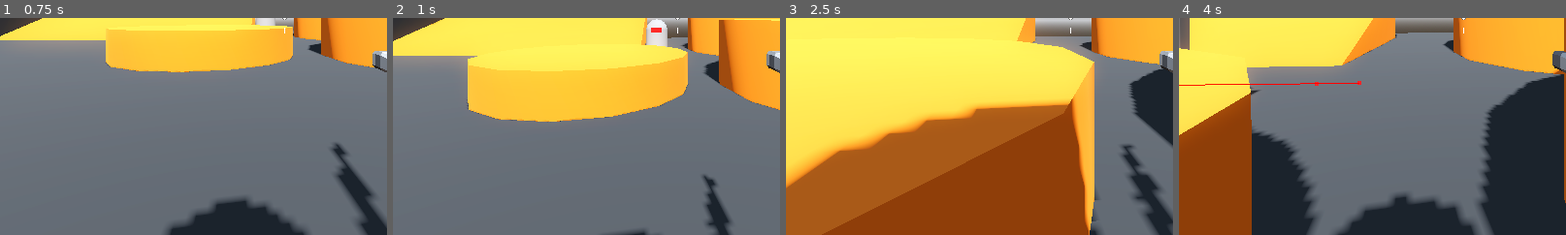
Above: before the commit, frames 1-4 (left to right).
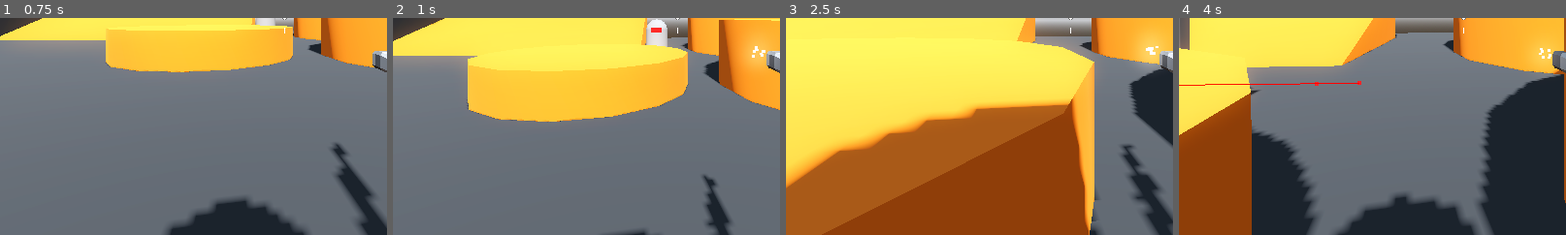
Above: after the commit, the same moments.

Repository: niamh-d/godot-3d-fps
Game: Godot game, scene res://Levels/sandbox.tscn
Same seed, same stepped clock (60 frames per second), same inputs: the game is played once before the commit and once after it.
Inputs (mouse positions are % of the whole screen's width and height, from its top left):
- Up to frame 1 (0.75 s): tap Enter at 0.5 s; move the mouse to (55, 50) at 0.52 s; press the mouse at (55, 50) at 0.53 s; hold W (move_forward) from 0.53 s (still down)
- Up to frame 2 (1 s): keep holding W (move_forward); tap Space (jump) at 0.77 s
- Up to frame 3 (2.5 s): keep holding W (move_forward); move the mouse to (45, 50) at 1.27 s; release the mouse at (45, 50) at 1.28 s; click (45, 50) at 1.35 s; tap Space (jump) at 1.52 s; move the mouse to (52, 48) at 2.02 s; press the mouse at (52, 48) at 2.03 s
- Up to frame 4 (4 s): keep holding W (move_forward); move the mouse to (49, 52) at 2.77 s; release the mouse at (49, 52) at 2.78 s; click (49, 52) at 2.85 s; tap Space (jump) at 3.02, 3.77 s; move the mouse to (57, 51) at 3.52 s; press the mouse at (57, 51) at 3.53 s
The pictures show only the part of the screen within x 13-63%, y 50-100%; the shares and areas given below are measured in that part.

Frame 1 is identical in both runs. In frame 2, 0.7% of the frame differs, in the area x 90-98%, y 9-23%; in frame 3, 0.8%, in the area x 90-98%, y 7-23%; in frame 4, 0.4%.

Commit message:
muzzleflash

Diff:
--- a/Levels/sandbox.tscn
+++ b/Levels/sandbox.tscn
@@ -314,5 +314,3 @@
 
 [node name="Enemy" parent="." instance=ExtResource("4_5fr74")]
 transform = Transform3D(1, 0, 0, 0, 1, 0, 0, 0, 1, 0, 1, -16)
-attack_range = 1.5
-max_hitpoints = 100
--- a/Weapons/hitscan_weapon.gd
+++ b/Weapons/hitscan_weapon.gd
@@ -4,6 +4,7 @@
 @export var recoil := 0.05
 @export var weapon_mesh: Node3D
 @export var weapon_damage := 15
+@export var muffle_flash: GPUParticles3D
 
 @onready var cooldown_timer: Timer = $CooldownTimer
 @onready var weapon_pos: Vector3 = weapon_mesh.position
@@ -17,9 +18,10 @@
 	weapon_mesh.position = weapon_mesh.position.lerp(weapon_pos, delta * 10.0)
 
 func shoot() -> void:
-			cooldown_timer.start(1.0 / fire_rate)
-			var collider = ray_cast.get_collider()
-			printt("weapon fired!", collider)
-			weapon_mesh.position.z += recoil
-			if collider is Enemy:
-				collider.hitpoints -= weapon_damage
+	muffle_flash.restart()
+	cooldown_timer.start(1.0 / fire_rate)
+	var collider = ray_cast.get_collider()
+	printt("weapon fired!", collider)
+	weapon_mesh.position.z += recoil
+	if collider is Enemy:
+		collider.hitpoints -= weapon_damage
--- a/Weapons/smg.tscn
+++ b/Weapons/smg.tscn
@@ -1,10 +1,47 @@
-[gd_scene load_steps=3 format=3 uid="uid://dwthq71j2txhk"]
+[gd_scene load_steps=8 format=3 uid="uid://dwthq71j2txhk"]
 
 [ext_resource type="PackedScene" uid="uid://dn6amw5q5jxhf" path="res://Weapons/hitscan_weapon.tscn" id="1_nj61m"]
 [ext_resource type="PackedScene" uid="uid://b1njre73kirtf" path="res://Weapons/SMG.glb" id="2_2xc1m"]
 
-[node name="SMG" node_paths=PackedStringArray("weapon_mesh") instance=ExtResource("1_nj61m")]
+[sub_resource type="StandardMaterial3D" id="StandardMaterial3D_hmb81"]
+emission_enabled = true
+emission = Color(1, 1, 1, 1)
+emission_energy_multiplier = 3.0
+
+[sub_resource type="Curve" id="Curve_8ackg"]
+_data = [Vector2(0, 1), 0.0, 0.0, 0, 0, Vector2(1, 0), 0.0, 0.0, 0, 0]
+point_count = 2
+
+[sub_resource type="CurveTexture" id="CurveTexture_0fkhl"]
+curve = SubResource("Curve_8ackg")
+
+[sub_resource type="ParticleProcessMaterial" id="ParticleProcessMaterial_hrvg0"]
+direction = Vector3(0, 0, -1)
+spread = 8.0
+initial_velocity_min = 6.0
+initial_velocity_max = 8.0
+gravity = Vector3(0, 0, 0)
+scale_curve = SubResource("CurveTexture_0fkhl")
+
+[sub_resource type="BoxMesh" id="BoxMesh_tnw5t"]
+size = Vector3(0.1, 0.1, 0.1)
+
+[node name="SMG" node_paths=PackedStringArray("weapon_mesh", "muffle_flash") instance=ExtResource("1_nj61m")]
 weapon_mesh = NodePath("SMG")
+muffle_flash = NodePath("MuzzleFlash")
 
 [node name="SMG" parent="." index="1" instance=ExtResource("2_2xc1m")]
 transform = Transform3D(1, 0, 0, 0, 1, 0, 0, 0, 1, 0.7, -0.35, -1)
+
+[node name="MuzzleFlash" type="GPUParticles3D" parent="." index="3"]
+transform = Transform3D(1, 0, 0, 0, 1, 0, 0, 0, 1, 0.7, -0.3, -2.1)
+material_override = SubResource("StandardMaterial3D_hmb81")
+cast_shadow = 0
+emitting = false
+lifetime = 0.07
+one_shot = true
+explosiveness = 1.0
+fixed_fps = 60
+local_coords = true
+process_material = SubResource("ParticleProcessMaterial_hrvg0")
+draw_pass_1 = SubResource("BoxMesh_tnw5t")
